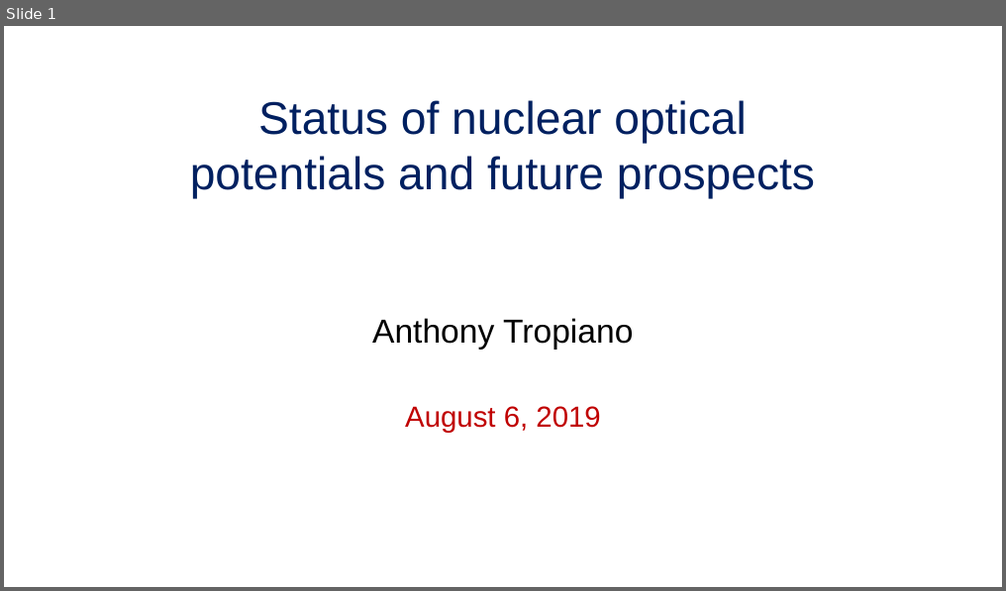
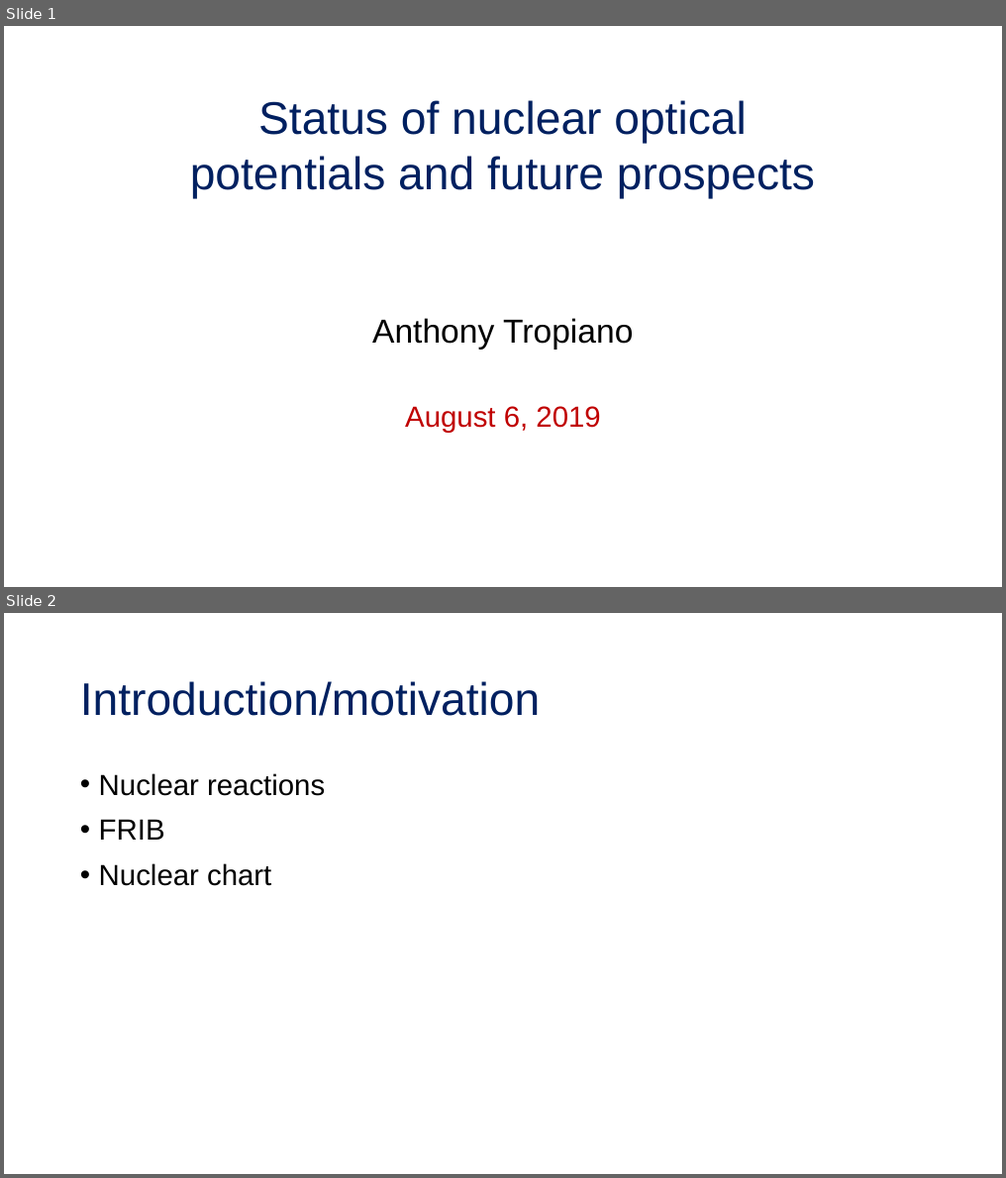
Before and after one commit to tropiano4/tropiano-srg, a slide deck: Presentations/Candidacy_2019/candidacy_presentation.pptx. Shown one above the other, each under a label of ours: slide 1 before the commit, slides 1 and 2 after it. The pictures are 1006x591 and 1006x1178 pixels, drawn with LibreOffice and Linux fonts; fonts in the diff are those of the drawing. Boxes give left, top, right and bottom in pixels: in the first picture for what was removed or moved away, otherwise in the second. Text is boxed around its words. In the diff, an @@ line names an element or a change of style, - is before the commit and + after.

```diff
--- a/Presentations/Candidacy_2019/candidacy_presentation.pptx
+++ b/Presentations/Candidacy_2019/candidacy_presentation.pptx
@@ slide 2 added at box(4, 613, 1002, 1174), background #FFFFFF @@
@@ title added at box(80, 681, 540, 716), 44 pt, text #002060 @@
+Introduction/motivation
@@ text added at box(99, 773, 325, 886), 28 pt, text #000000 @@
+• Nuclear reactions
+• FRIB
+• Nuclear chart
```
Also in this commit, not shown: 16 other slides added, 2 slides removed.
